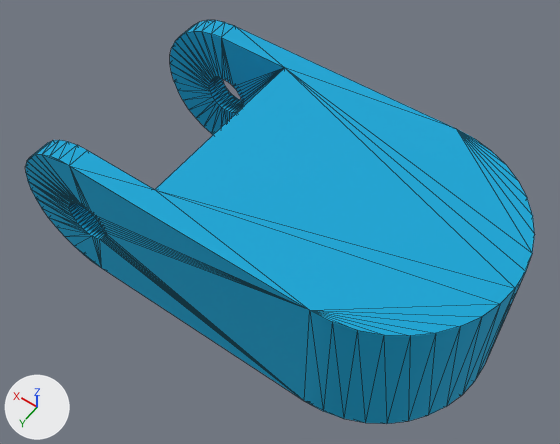
A saved change to the COLLADA model feely_drone_common/assets/meshes/DistalPhalang.dae.
Camera for both pictures: a 50 mm camera at (-0.0298, 0.034, 0.0587) aimed at (-0.0068, 0.0017, 0.008). The lights are fixed; the arrows at lower left show +X, +Y and +Z. The older version comes first. Mesh edges are drawn as thin lines.

Script lines for the objects in view, before the commit:
```python
me_id2 = bpy.data.meshes.new('ID2')
me_id2.from_pydata(...)  # 272 vertices, 548 faces; spans x -0.026..0.014, y -0.0105..0.0105, z 0.0..0.014
me_id2.materials.append(mat_id9)  # cyan #00a6d6
ob_id2 = bpy.data.objects.new('ID2', me_id2)
ob_id2.location = (0.0, 0.0, 0.0)
```
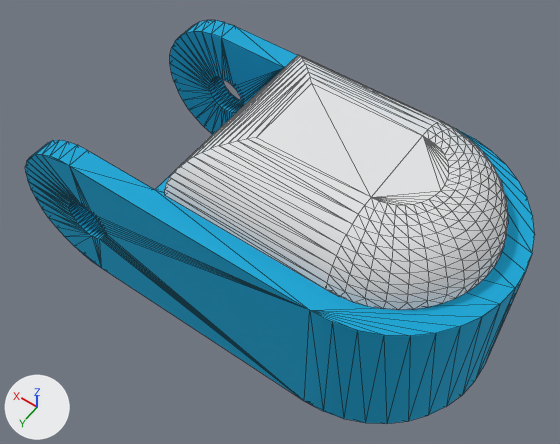
The newer file is also turned or shifted as a whole; pictures and numbers use the older file's frame.

Changed parts and their boxes [x1, y1, x2, y2] in the pictures (560 x 444 px):
'SoftPad', added: after [165, 55, 508, 310]

The change in detail:
Material 'ID10' (mat_id10) is new.
Its base color is (1.0, 1.0, 1.0) (white #ffffff).
Its roughness is 0.9.
Its alpha is 0.698.
Mesh me_softpad is new.
It has 257 vertices, 510 faces and spans x -0.023..0.0, y 0.0146..0.0316, z 0.0..0.005.
It uses material mat_id10 (white #ffffff).
Object 'SoftPad' (ob_softpad) is new; it shows me_softpad.
Its location is (-0.001, -0.02313, 0.014).
